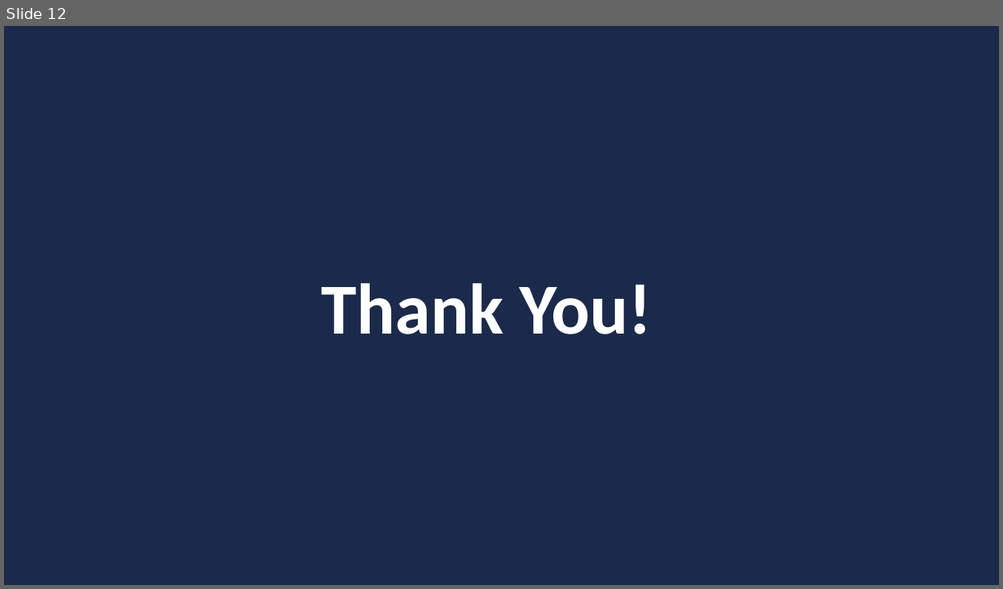
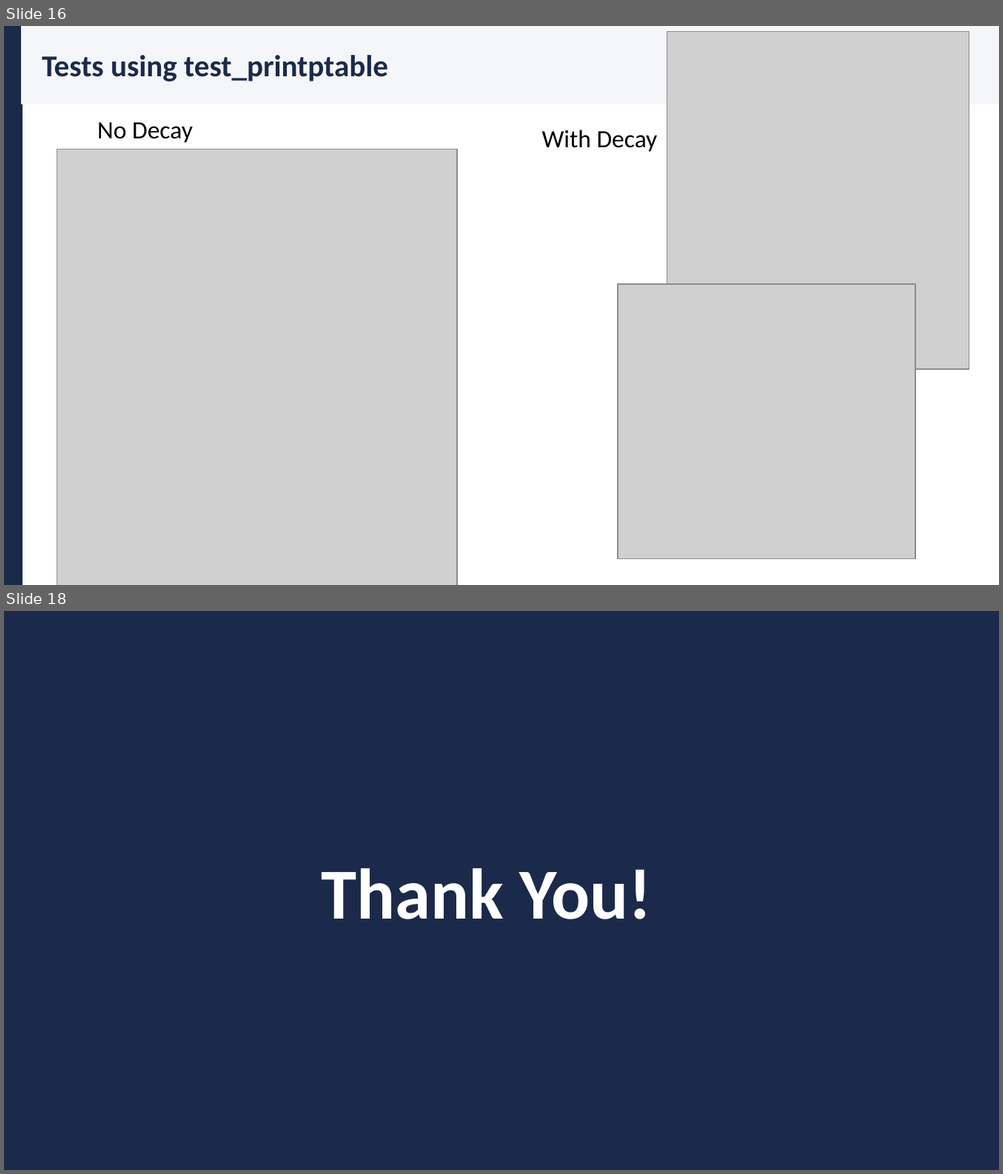
Before and after one commit to Sama3mad/project-6---OS-lab, a slide deck: xv6_part1.pptx. Shown one above the other, each under a label of ours: slide 12 before the commit, slides 16 and 18 after it; the slides between them are not shown. The pictures are 1003x589 and 1003x1174 pixels, drawn with LibreOffice and Linux fonts; fonts in the diff are those of the drawing; grey boxes stand for pictures. Boxes give left, top, right and bottom in pixels: in the first picture for what was removed or moved away, otherwise in the second. Text is boxed around its words. In the diff, an @@ line names an element or a change of style, - is before the commit and + after.

```diff
--- a/xv6_part1.pptx
+++ b/xv6_part1.pptx
@@ slide 16 added at [4,26,999,585], background #FFFFFF @@
@@ rectangle added at [4,26,22,585], fill #1B2A4A, outline #1B2A4A 1 pt @@
@@ rectangle added at [22,26,999,104], fill #F4F6FA, outline #F4F6FA 1 pt @@
@@ picture added at [667,32,970,370] @@
@@ text added at [42,55,388,82], 22 pt, text #1B2A4A, bold @@
+Tests using test_printptable
@@ text added at [97,122,193,143], 18 pt, text #000000 @@
+No Decay
@@ text added at [542,130,657,152], 18 pt, text #000000 @@
+With Decay
@@ picture added at [57,150,457,585] @@
@@ picture added at [617,284,915,559] @@
@@ what was slide 12 is now slide 18 @@
```
Also in this commit, not shown: 1 slide changed, 5 other slides added, 3 other files.
